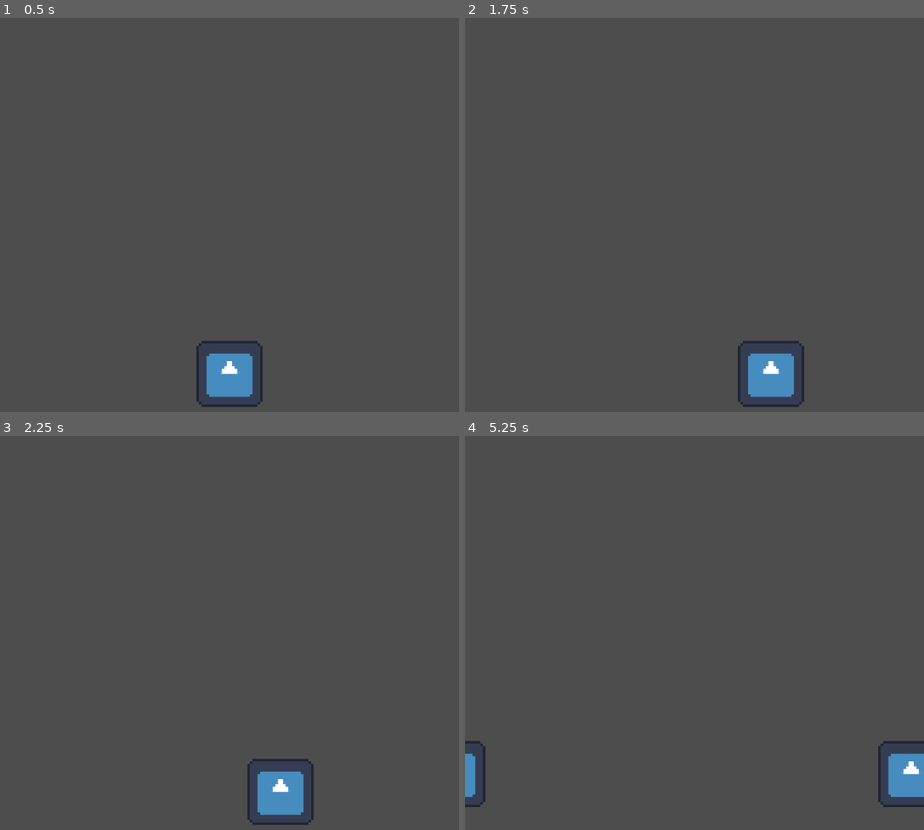
Above: before the commit, frames 1-4 (two rows, left to right).
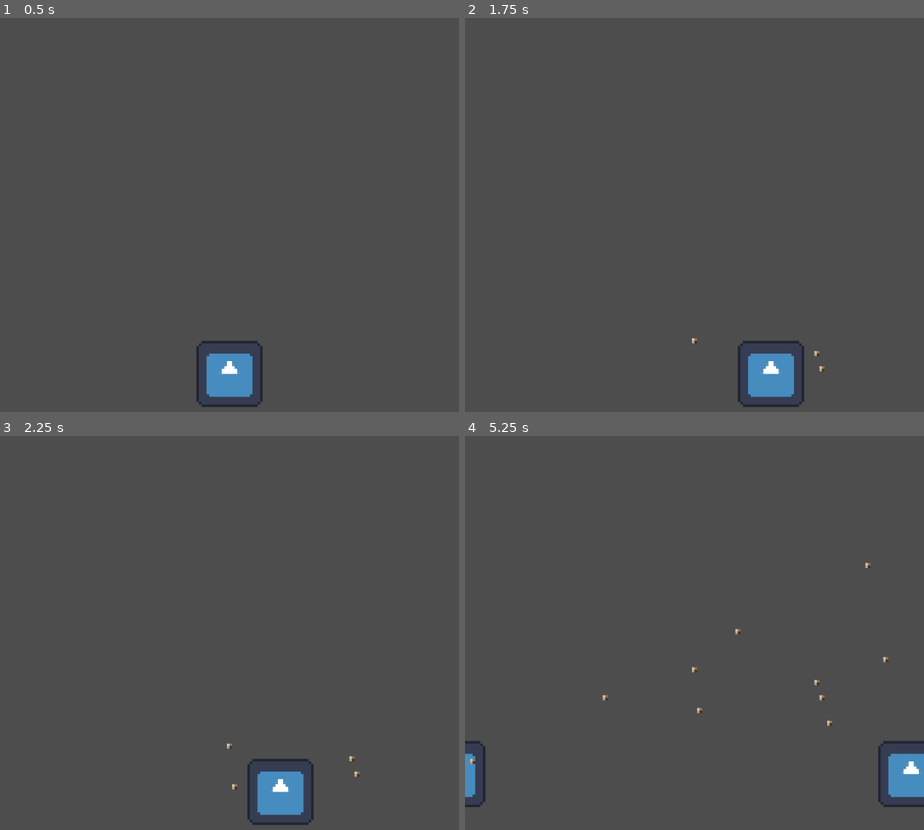
Above: after the commit, the same moments.

Repository: PwnNubs/space-shooter
Game: Godot game, scene res://scenes/levels/level_renderer.tscn
The game is run twice, just before and just after one commit, with the same random seed, the same clock (stepped at 60 frames per second) and the same inputs. Before the commit the project starts from res://scenes/levels/test_level.tscn. The engine's default icon, where the game draws it, is replaced by a stand-in: a white triangle on a blue panel in a dark square.
Inputs:
- Up to frame 1 (0.5 s): no input
- Up to frame 2 (1.75 s): tap Enter at 0.5 s; hold D (move_right) 0.53-1.28 s; hold A (move_left) from 1.28 s (still down)
- Up to frame 3 (2.25 s): release A (move_left) at 2.03 s; hold D (move_right) from 2.03 s (still down)
- Up to frame 4 (5.25 s): release D (move_right) at 2.78 s; hold W (move_up) 2.78-3.53 s; hold A (move_left) from 3.53 s (still down)

Frame 1 is identical in both runs. In frame 2, less than 0.1% of the frame differs, in the area x 49-79%, y 81-90%; in frame 3, less than 0.1%; in frame 4, 0.2%, in the area x 1-93%, y 32-84%.

Commit message:
simple shooting added

Diff:
--- a/project.godot
+++ b/project.godot
@@ -11,7 +11,7 @@
 [application]
 
 config/name="Space Shooter"
-run/main_scene="uid://g3kdjfvp2obx"
+run/main_scene="uid://bj5x3p1qt8a3y"
 config/features=PackedStringArray("4.4", "Forward Plus")
 config/icon="res://assets/icon.svg"
 
--- a/scenes/characters/player.gd
+++ b/scenes/characters/player.gd
@@ -7,8 +7,12 @@
 
 @onready var screen_size := get_viewport_rect().size
 @onready var player_size: Vector2 = $Area2D/Sprite2D.get_rect().size * $Area2D/Sprite2D.global_scale
+@onready var dopple := $Area2D.duplicate()
+#@onready var bullet := load("res://scenes/projectiles/simple_bullet.tscn")
+@export var bullet : PackedScene
 
-@onready var dopple := $Area2D.duplicate()
+var shoot_cooldown := 0.5
+var cooldown := shoot_cooldown
 
 func _ready():
 	# Set starting position
@@ -19,7 +23,16 @@
 	add_child(dopple)
 
 func _process(delta):
+	cooldown -= delta
 	process_movement(delta)
+	if cooldown <= 0.0:
+		cooldown = shoot_cooldown
+		var instance = bullet.instantiate()
+		owner.add_child(instance)
+		instance.position = position
+		instance.rotation = rotation # + (PI / 2)
+		instance.scale = Vector2(1.0, 1.0)
+		instance.velocity = Vector2(cos(rotation - (PI / 2)), sin(rotation - (PI / 2)))
 
 func process_movement(delta):
 	var velocity := Vector2.ZERO
--- a/scenes/characters/player.tscn
+++ b/scenes/characters/player.tscn
@@ -1,10 +1,12 @@
-[gd_scene load_steps=3 format=3 uid="uid://uub7hjanhibl"]
+[gd_scene load_steps=4 format=3 uid="uid://uub7hjanhibl"]
 
 [ext_resource type="Script" uid="uid://bu70gaams58ef" path="res://scenes/characters/player.gd" id="1_onrkg"]
+[ext_resource type="PackedScene" uid="uid://cp7xa068g70v4" path="res://scenes/projectiles/simple_bullet.tscn" id="2_76oj4"]
 [ext_resource type="Texture2D" uid="uid://clqiepp6x1agn" path="res://assets/icon.svg" id="2_i3pqv"]
 
 [node name="Player" type="Node2D"]
 script = ExtResource("1_onrkg")
+bullet = ExtResource("2_76oj4")
 
 [node name="Area2D" type="Area2D" parent="."]
 
--- /dev/null
+++ b/scenes/levels/level_renderer.tscn
@@ -0,0 +1,20 @@
+[gd_scene load_steps=2 format=3 uid="uid://bj5x3p1qt8a3y"]
+
+[ext_resource type="PackedScene" uid="uid://g3kdjfvp2obx" path="res://scenes/levels/test_level.tscn" id="1_71yvh"]
+
+[node name="LevelRenderer" type="Node2D"]
+
+[node name="SubViewportContainer" type="SubViewportContainer" parent="."]
+texture_filter = 1
+offset_right = 720.0
+offset_bottom = 928.0
+stretch = true
+stretch_shrink = 4
+
+[node name="SubViewport" type="SubViewport" parent="SubViewportContainer"]
+handle_input_locally = false
+snap_2d_transforms_to_pixel = true
+size = Vector2i(180, 232)
+render_target_update_mode = 4
+
+[node name="TestLevel" parent="SubViewportContainer/SubViewport" instance=ExtResource("1_71yvh")]
--- a/scenes/levels/test_level.tscn
+++ b/scenes/levels/test_level.tscn
@@ -1,20 +1,7 @@
-[gd_scene load_steps=3 format=3 uid="uid://g3kdjfvp2obx"]
+[gd_scene load_steps=2 format=3 uid="uid://g3kdjfvp2obx"]
 
 [ext_resource type="PackedScene" uid="uid://uub7hjanhibl" path="res://scenes/characters/player.tscn" id="1_jbqir"]
 
-[sub_resource type="ViewportTexture" id="ViewportTexture_gojnm"]
-viewport_path = NodePath("SubViewport")
-
 [node name="TestLevel" type="Node2D"]
 
-[node name="SubViewport" type="SubViewport" parent="."]
-snap_2d_transforms_to_pixel = true
-size = Vector2i(180, 232)
-
-[node name="Player" parent="SubViewport" instance=ExtResource("1_jbqir")]
-
-[node name="TextureRect" type="TextureRect" parent="."]
-texture_filter = 1
-offset_right = 720.0
-offset_bottom = 928.0
-texture = SubResource("ViewportTexture_gojnm")
+[node name="Player" parent="." instance=ExtResource("1_jbqir")]
--- /dev/null
+++ b/scenes/projectiles/simple_bullet.gd
@@ -0,0 +1,10 @@
+extends Area2D
+
+var velocity := Vector2.ZERO
+var speed := 10.0
+
+func _process(delta):
+	position += velocity * speed * delta
+
+func _on_area_entered(area: Area2D) -> void:
+	pass #print(area)
--- /dev/null
+++ b/scenes/projectiles/simple_bullet.tscn
@@ -0,0 +1,21 @@
+[gd_scene load_steps=4 format=3 uid="uid://cp7xa068g70v4"]
+
+[ext_resource type="Texture2D" uid="uid://u5ok3gq7vb3i" path="res://assets/simple_bullet.png" id="1_8yp3a"]
+[ext_resource type="Script" uid="uid://benj2sdr7b1x4" path="res://scenes/projectiles/simple_bullet.gd" id="1_w71u1"]
+
+[sub_resource type="RectangleShape2D" id="RectangleShape2D_78jog"]
+size = Vector2(2.5, 3)
+
+[node name="Bullet" type="Area2D"]
+script = ExtResource("1_w71u1")
+
+[node name="Sprite2D" type="Sprite2D" parent="."]
+texture_filter = 1
+scale = Vector2(0.2, 0.2)
+texture = ExtResource("1_8yp3a")
+
+[node name="CollisionShape2D" type="CollisionShape2D" parent="."]
+visible = false
+shape = SubResource("RectangleShape2D_78jog")
+
+[connection signal="area_entered" from="." to="." method="_on_area_entered"]
Binary file added: assets/simple_bullet.png
Not shown, added: assets/simple_bullet.png.import
Not shown, added: scenes/projectiles/simple_bullet.gd.uid
